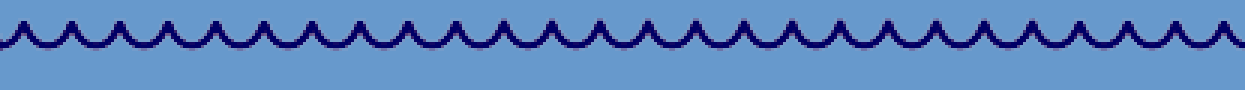
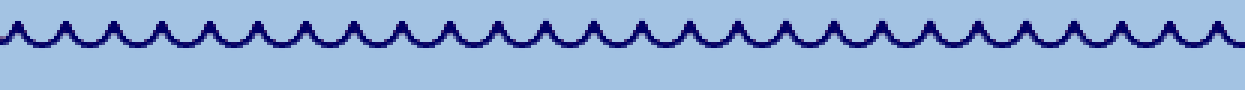
Comparing the layer stacks of the two 1245 x 90 images. Changes:
showed "Layer 8", painted on it over left=0, top=0, right=1245, bottom=90
hid "Layer 1" over left=0, top=0, right=1245, bottom=90
